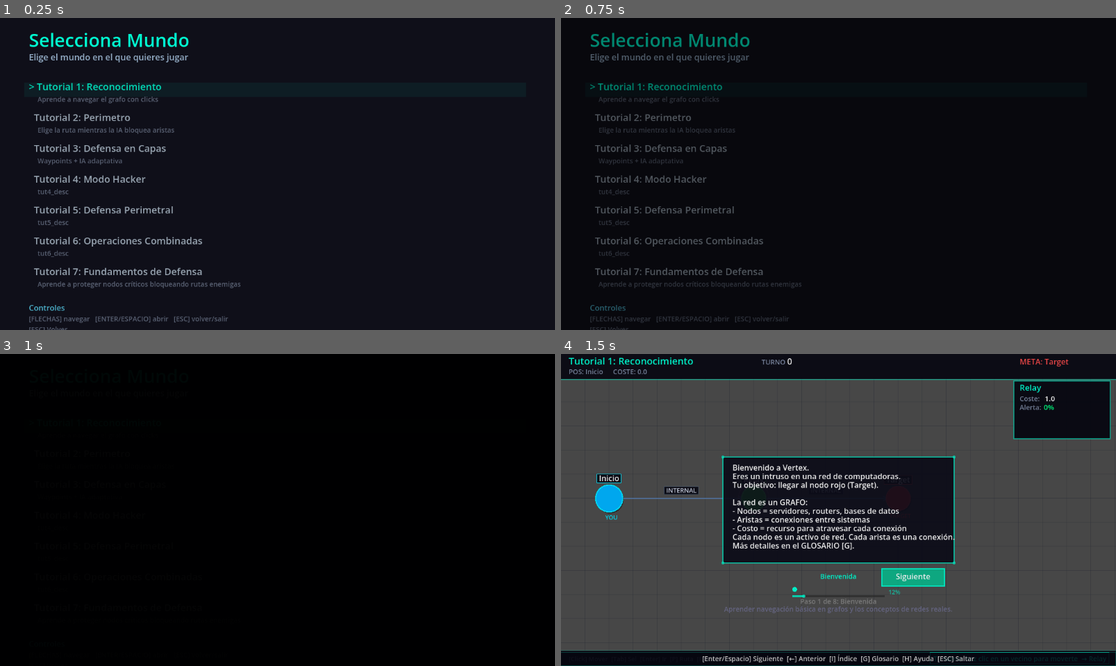
Above: before the commit, frames 1-4 (two rows, left to right).
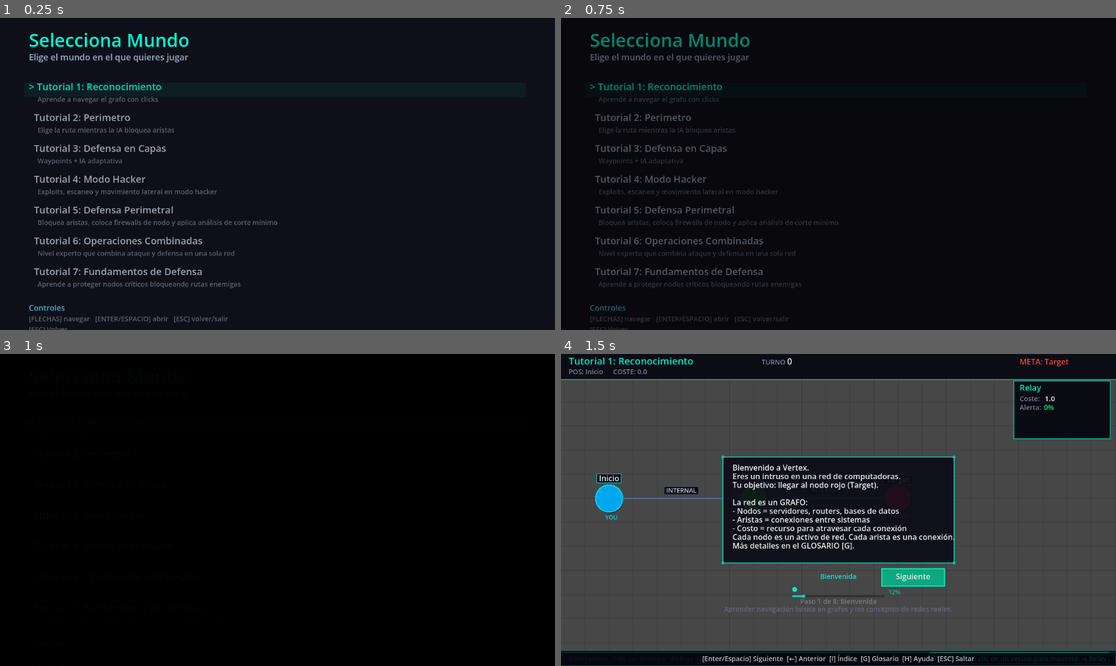
Above: after the commit, the same moments.

Repository: Laeoon/vertex
Game: Godot game, scene res://escenas/main_menu/tutorials_menu.tscn
Two runs of this game, one before a commit and one after it. Both use one fixed random seed, a clock stepped at 60 frames per second and the inputs below. This scene is started directly instead of the project's main scene.
Inputs (mouse positions are in pixels of both pictures, inside the frame that each line leads up to):
- Up to frame 1 (0.25 s): no input
- Up to frame 2 (0.75 s): tap Enter at 0.5, 0.6 s; move the mouse to (960, 158) at 0.52 s; hold Right from 0.53 s (still down); click (960, 158) at 0.67 s
- Up to frame 3 (1 s): keep holding Right; tap Space at 0.77 s
- Up to frame 4 (1.5 s): move the mouse to (727, 525) at 1.27 s; release Right at 1.28 s; hold Down (ui_down) from 1.28 s (still down); tap Tab at 1.35 s

The runs differ from the first frame. In frame 1, 0.8% of the frame differs, in the area x 6-50%, y 54-77%; in frame 2, 0.5%; in frame 3, less than 0.1%; in frame 4, nothing differs.

Commit message:
fix(ui): arreglar descripciones de tutoriales 4, 5, 6 en selector
- Añadidas claves tut4_desc, tut5_desc, tut6_desc y tut7_desc en
  core/locale/{es,en,pt}.json (faltaban: el selector mostraba la clave
  literal 'tut4_desc' como descripción porque loc() devuelve la clave
  cuando no existe traducción ni fallback).
- tutorials_menu.gd: tutorial 7 ahora usa loc("tut7_desc") en vez de
  la cadena literal.

Diff:
--- a/core/locale/en.json
+++ b/core/locale/en.json
@@ -47,6 +47,10 @@
   "tut1_desc": "Learn to navigate the graph with clicks",
   "tut2_desc": "Choose the route while the AI blocks edges",
   "tut3_desc": "Waypoints + adaptive AI",
+  "tut4_desc": "Exploits, scanning and lateral movement in hacker mode",
+  "tut5_desc": "Block edges, place node firewalls and apply min-cut analysis",
+  "tut6_desc": "Expert level combining attack and defense in a single network",
+  "tut7_desc": "Learn to protect critical nodes by blocking enemy routes",
 
   "options.audio": "Audio",
   "options.audio_desc": "General volume, music and effects",
--- a/core/locale/es.json
+++ b/core/locale/es.json
@@ -47,6 +47,10 @@
   "tut1_desc": "Aprende a navegar el grafo con clicks",
   "tut2_desc": "Elige la ruta mientras la IA bloquea aristas",
   "tut3_desc": "Waypoints + IA adaptativa",
+  "tut4_desc": "Exploits, escaneo y movimiento lateral en modo hacker",
+  "tut5_desc": "Bloquea aristas, coloca firewalls de nodo y aplica análisis de corte mínimo",
+  "tut6_desc": "Nivel experto que combina ataque y defensa en una sola red",
+  "tut7_desc": "Aprende a proteger nodos críticos bloqueando rutas enemigas",
 
   "options.audio": "Audio",
   "options.audio_desc": "Volumen general, música y efectos",
--- a/core/locale/pt.json
+++ b/core/locale/pt.json
@@ -47,6 +47,10 @@
   "tut1_desc": "Aprenda a navegar no grafo com cliques",
   "tut2_desc": "Escolha a rota enquanto a IA bloqueia arestas",
   "tut3_desc": "Waypoints + IA adaptativa",
+  "tut4_desc": "Exploits, varredura e movimento lateral no modo hacker",
+  "tut5_desc": "Bloqueie arestas, coloque firewalls de nó e aplique análise de corte mínimo",
+  "tut6_desc": "Nível especialista que combina ataque e defesa em uma única rede",
+  "tut7_desc": "Aprenda a proteger nós críticos bloqueando rotas inimigas",
 
   "options.audio": "Áudio",
   "options.audio_desc": "Volume geral, música e efeitos",
--- a/escenas/main_menu/tutorials_menu.gd
+++ b/escenas/main_menu/tutorials_menu.gd
@@ -28,7 +28,7 @@
 		{"label": "Tutorial 6: Operaciones Combinadas", "key": &"tutorial6",
 			"desc": loc("tut6_desc")},
 		{"label": "Tutorial 7: Fundamentos de Defensa", "key": &"tutorial7",
-			"desc": "Aprende a proteger nodos críticos bloqueando rutas enemigas"},
+			"desc": loc("tut7_desc")},
 	]
 
 	progress = ProgressUtil.cargar_progreso()
